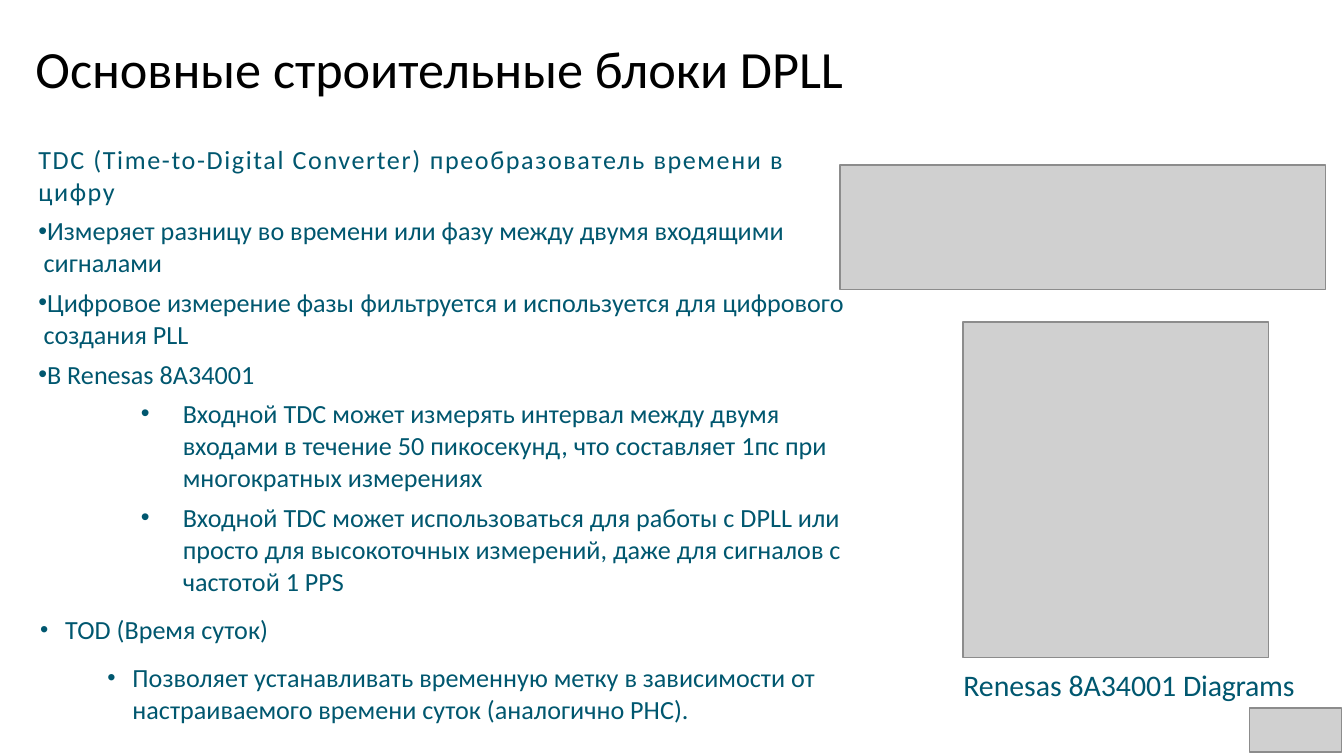
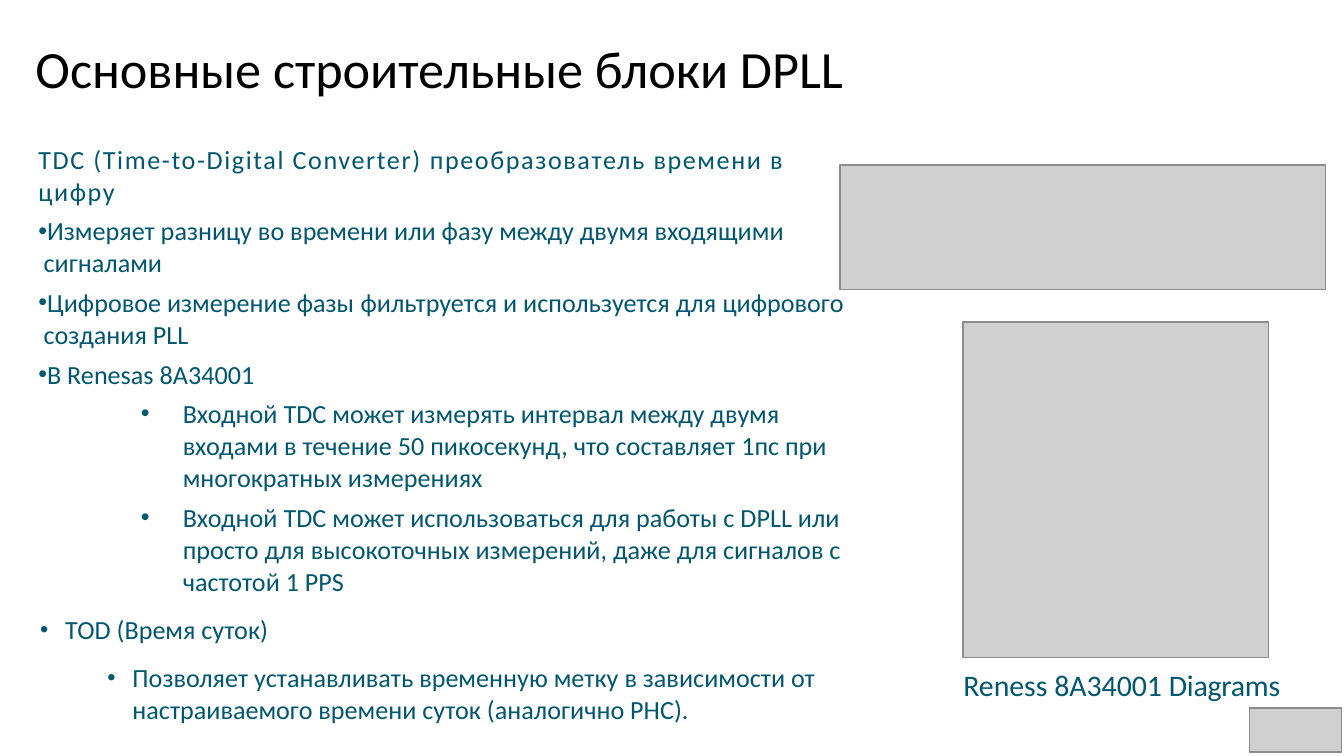
Before and after one commit to SiwaNetwork/QUANTUM, a slide deck: slide 4 of ДОКУМЕНТЫ/МАТЕРИАЛ СТАТЬИ/Quantum TWTT.pptx. Drawn at 1344x756 pixels with LibreOffice and Linux fonts; fonts in the diff are those of the drawing; grey boxes stand for pictures. Boxes give left, top, right and bottom in pixels: in the first picture for what was removed or moved away, otherwise in the second. Text is boxed around its words. In the diff, an @@ line names an element or a change of style, - is before the commit and + after.

```diff
--- a/ДОКУМЕНТЫ/МАТЕРИАЛ СТАТЬИ/Quantum TWTT.pptx
+++ b/ДОКУМЕНТЫ/МАТЕРИАЛ СТАТЬИ/Quantum TWTT.pptx
@@ text at (963, 675, 1280, 701): text changed @@
-Renesas 8A34001 Diagrams
+Reness 8A34001 Diagrams
```
Also in this commit, not shown: 7 other slides changed, 6 other files.
